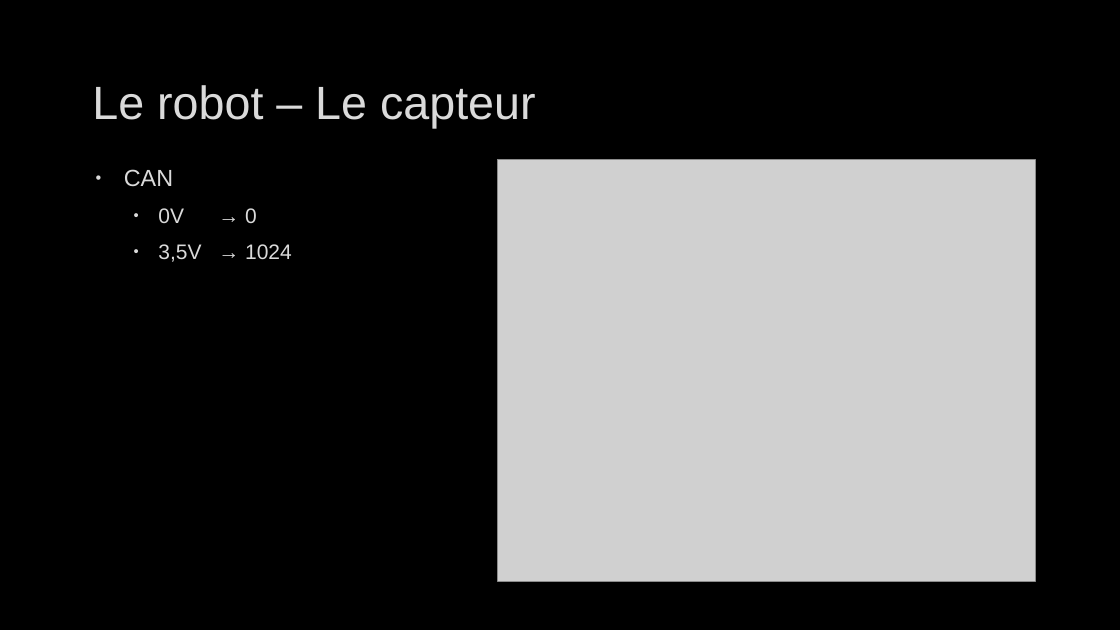
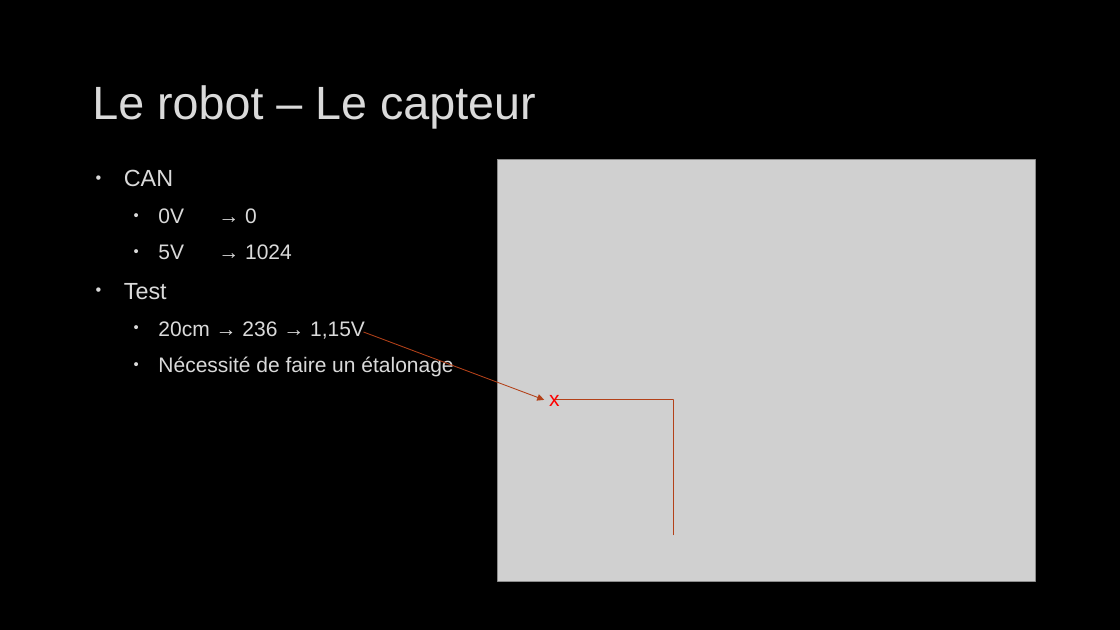
Before and after one commit to CyrilPy/BadMonkey, a slide deck: slide 7 of Gestion projet/Projet intégration robotique – IMERIR.pptx. Drawn at 1120x630 pixels with LibreOffice and Linux fonts; fonts in the diff are those of the drawing; grey boxes stand for pictures; background and template pictures are left out. Boxes give left, top, right and bottom in pixels: in the first picture for what was removed or moved away, otherwise in the second. Text is boxed around its words. In the diff, an @@ line names an element or a change of style, - is before the commit and + after.

Commit message:
MAJ ppt

```diff
--- a/Gestion projet/Projet intégration robotique – IMERIR.pptx
+++ b/Gestion projet/Projet intégration robotique – IMERIR.pptx
@@ text at [124, 244, 453, 376]: text changed @@
-  • 3,5V → 1024
+  • 5V → 1024
+• Test
+  • 20cm → 236 → 1,15V
+  • Nécessité de faire un étalonage
@@ arrow added from (364, 332) to (544, 400), #B4421A 0.75 pt @@
@@ text added at [549, 395, 559, 406], 18 pt, text #FF0000 @@
+x
@@ line added from (673, 400) to (555, 400), #B4421A 0.75 pt @@
@@ line added from (673, 535) to (673, 400), #B4421A 0.75 pt @@
```
Also in this commit, not shown: 4 other slides changed, 1 slide added, 1 other file.
